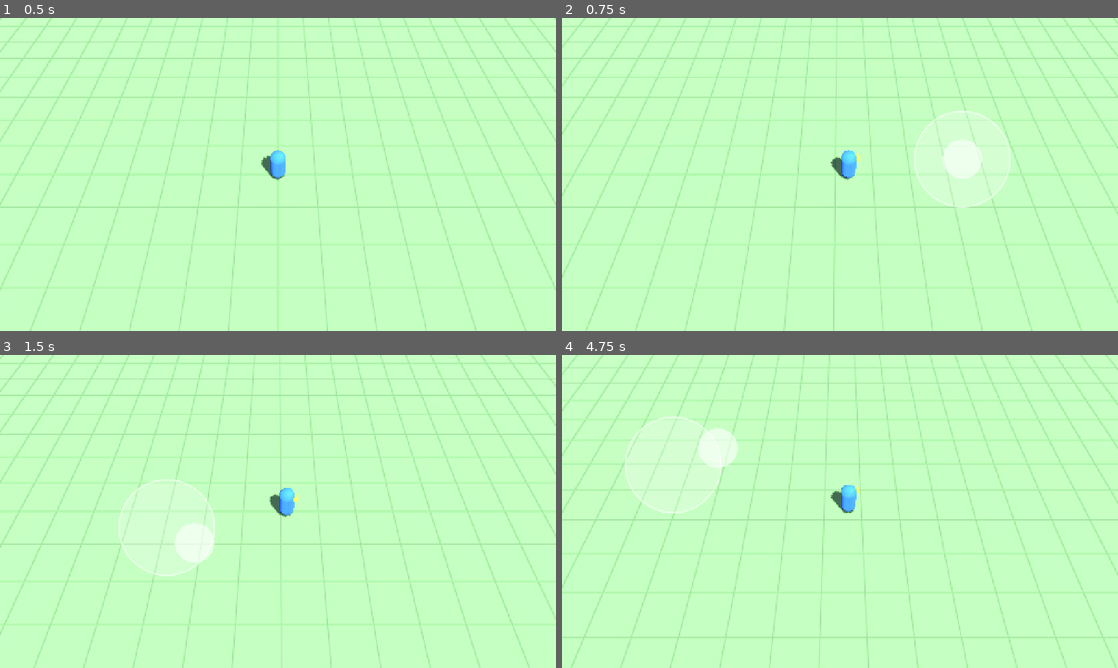
Above: before the commit, frames 1-4 (two rows, left to right).
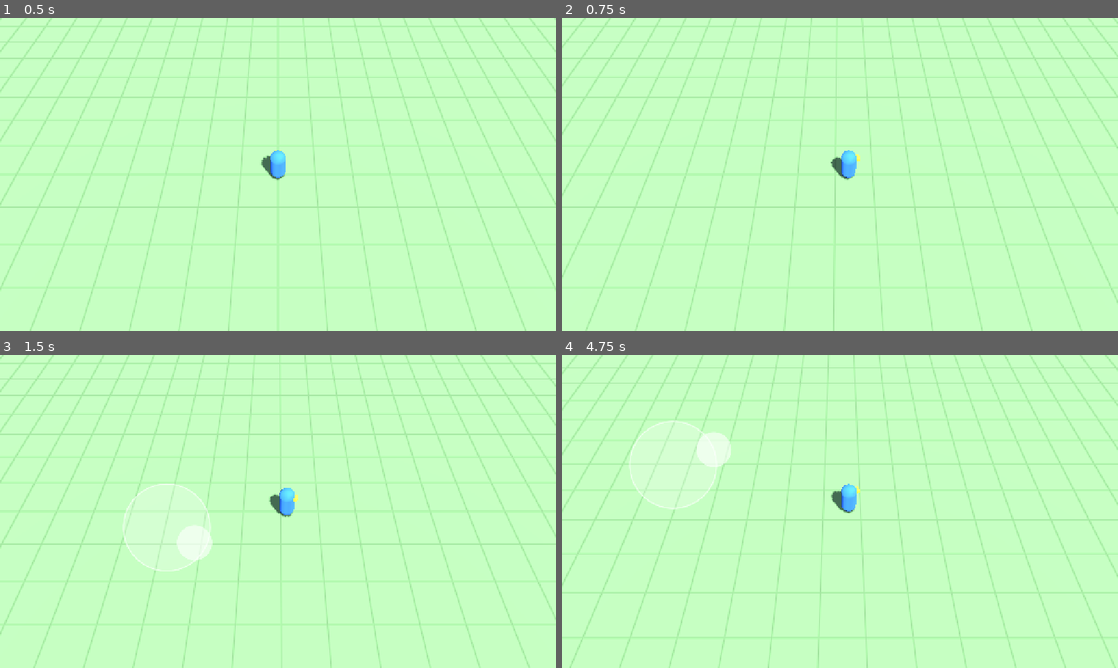
Above: after the commit, the same moments.

Repository: jakobmaier16-pixel/airport-idle
Game: Godot game, scene res://scenes/main/main.tscn
Two runs of this game, one before a commit and one after it. Both use one fixed random seed, a clock stepped at 60 frames per second and the inputs below.
Inputs (mouse positions are in pixels of both pictures, inside the frame that each line leads up to):
- Up to frame 1 (0.5 s): no input
- Up to frame 2 (0.75 s): tap Enter at 0.5 s; move the mouse to (962, 158) at 0.52 s; hold D (move_right) from 0.53 s (still down); click (962, 158) at 0.67 s
- Up to frame 3 (1.5 s): release D (move_right) at 1.25 s; drag from (166, 527) to (250, 574) at 1.27 s
- Up to frame 4 (4.75 s): move the mouse to (895, 442) at 2.02 s; hold D (move_right) 2.03-2.75 s; click (895, 442) at 2.17 s; drag from (812, 574) to (673, 464) at 2.77 s; move the mouse to (1006, 558) at 3.52 s; hold A (move_left) 3.53-4.25 s; click (1006, 558) at 3.67 s; drag from (673, 464) to (756, 433) at 4.27 s

Frame 1 is identical in both runs. In frame 2, 0.9% of the frame differs, in the area x 63-81%, y 29-61%; in frame 3, 0.4%; in frame 4, 1.9%, in the area x 0-100%, y 2-100%.

Commit message:
Add touch gestures, left-half joystick and manager view zoom
- TouchGestures autoload turns touches, mouse wheel and trackpad
  gestures into drag / tap / pinch signals
- Joystick only starts from one-finger drags on the left half;
  a pinch can never move it, and taps elsewhere don't interrupt it
- Manager camera: pinch / scroll zoom between 12 and 26 m, angle fixed

Co-Authored-By: Claude Opus 5.5 <noreply@anthropic.com>

Diff:
--- a/project.godot
+++ b/project.godot
@@ -14,6 +14,10 @@
 run/main_scene="res://scenes/main/main.tscn"
 config/features=PackedStringArray("4.7", "Mobile")
 config/icon="res://icon.svg"
+
+[autoload]
+
+TouchGestures="*res://scripts/autoload/touch_gestures.gd"
 
 [display]
 
--- a/scenes/camera/manager_camera.gd
+++ b/scenes/camera/manager_camera.gd
@@ -1,19 +1,26 @@
 class_name ManagerCamera
 extends Camera3D
-## Follows a target from a fixed, tilted angle (like League of Legends). The camera never rotates.
+## Manager view camera. Follows a target from a fixed, tilted angle (like League of Legends).
+## The camera never rotates; pinch / scroll wheel only changes the distance, within tight limits.
 
 ## The node to follow, usually the manager.
 @export var target: Node3D
 ## How steeply the camera looks down at the ground, in degrees (90 = straight down).
 @export_range(10.0, 90.0) var pitch_degrees: float = 55.0
-## Distance from the target in meters.
+## Distance from the target in meters when the game starts.
 @export var distance: float = 18.0
+## Closest zoom, in meters. Kept tight so the view always stays playable.
+@export var min_distance: float = 12.0
+## Farthest zoom, in meters.
+@export var max_distance: float = 26.0
 ## How quickly the camera catches up with the target (higher = tighter follow).
 @export var follow_speed: float = 6.0
 
 
 func _ready() -> void:
 	rotation = Vector3(-deg_to_rad(pitch_degrees), 0.0, 0.0)
+	distance = clampf(distance, min_distance, max_distance)
+	TouchGestures.pinched.connect(_on_pinched)
 	if target:
 		global_position = _desired_position()
 		# Start at the target instead of smoothly sliding in from the scene origin.
@@ -29,6 +36,21 @@
 	global_position = global_position.lerp(_desired_position(), weight)
 
 
+## Moves the camera to the target immediately, without smoothing (e.g. when switching views).
+func snap_to_target() -> void:
+	if target:
+		global_position = _desired_position()
+		reset_physics_interpolation()
+
+
+func _on_pinched(factor: float) -> void:
+	# Only the active camera reacts, so zooming in the build view doesn't change this one.
+	if not current:
+		return
+	# Fingers apart (factor > 1) = zoom in = move closer.
+	distance = clampf(distance / factor, min_distance, max_distance)
+
+
 func _desired_position() -> Vector3:
 	var pitch := deg_to_rad(pitch_degrees)
 	return target.global_position + Vector3(0.0, sin(pitch), cos(pitch)) * distance
--- a/scenes/manager/manager.gd
+++ b/scenes/manager/manager.gd
@@ -10,6 +10,9 @@
 @export var turn_speed: float = 12.0
 ## On-screen joystick to read touch input from. Optional: the keyboard works without it.
 @export var joystick: TouchJoystick
+
+## Turned off in the build view, so WASD moves the build camera instead of the manager.
+var input_enabled: bool = true
 
 
 func _physics_process(delta: float) -> void:
@@ -35,6 +38,8 @@
 
 ## Combined keyboard + joystick input. Length is 0..1; y is negative when pushing "up".
 func _get_move_input() -> Vector2:
+	if not input_enabled:
+		return Vector2.ZERO
 	var input := Input.get_vector(&"move_left", &"move_right", &"move_up", &"move_down")
 	if joystick:
 		input += joystick.output
--- a/scenes/ui/touch_joystick.gd
+++ b/scenes/ui/touch_joystick.gd
@@ -1,58 +1,47 @@
 class_name TouchJoystick
 extends Control
-## Floating on-screen joystick: appears wherever the player touches the screen and follows the thumb.
+## Floating on-screen joystick for the manager view. Appears where a one-finger drag starts on the
+## left half of the screen and follows the thumb. The right half stays free for tapping things.
 ## Read `output` for the current direction (length 0..1, y is negative when pushed up).
 ## The joystick ring is kept inside this control's rect, so place it in a SafeAreaContainer.
 
 ## Radius of the outer ring in UI pixels. Pushing the knob to the edge means full speed.
-@export var base_radius: float = 110.0
-@export var knob_radius: float = 45.0
+@export var base_radius: float = 100.0
+@export var knob_radius: float = 40.0
 ## Small movements below this fraction of the radius are ignored.
 @export_range(0.0, 0.5) var dead_zone: float = 0.15
+## Fraction of the screen width (from the left) where a drag starts the joystick.
+@export_range(0.1, 1.0) var touch_area_width: float = 0.5
 @export var base_color: Color = Color(1.0, 1.0, 1.0, 0.25)
 @export var knob_color: Color = Color(1.0, 1.0, 1.0, 0.6)
 
-## Current stick direction, read by the player every physics step.
+## Turned off in the build view, where one-finger drags move the camera instead.
+var enabled: bool = true:
+	set(value):
+		enabled = value
+		if not enabled:
+			_stop()
+
+## Current stick direction, read by the manager every physics step.
 var output: Vector2 = Vector2.ZERO
 
-# Which finger controls the joystick (-1 = none). Lets a second finger be used for other things.
-var _touch_index: int = -1
+var _active: bool = false
 # Ring center in viewport coordinates.
 var _base_center: Vector2 = Vector2.ZERO
 var _knob_offset: Vector2 = Vector2.ZERO
 
 
 func _ready() -> void:
-	# Never block clicks/taps meant for other UI elements.
+	# Never block taps meant for other UI elements.
 	mouse_filter = MOUSE_FILTER_IGNORE
-
-
-# _unhandled_input only receives touches that no other UI element has consumed,
-# so later buttons on top of the screen keep working.
-func _unhandled_input(event: InputEvent) -> void:
-	if event is InputEventScreenTouch:
-		var touch := event as InputEventScreenTouch
-		if touch.pressed and _touch_index == -1:
-			_start(touch.index, touch.position)
-			get_viewport().set_input_as_handled()
-		elif not touch.pressed and touch.index == _touch_index:
-			_stop()
-			get_viewport().set_input_as_handled()
-	elif event is InputEventScreenDrag:
-		var drag := event as InputEventScreenDrag
-		if drag.index == _touch_index:
-			_move_knob(drag.position)
-			get_viewport().set_input_as_handled()
-
-
-func _notification(what: int) -> void:
-	# Release the stick if the app is sent to the background mid-drag (e.g. a phone call).
-	if what == NOTIFICATION_APPLICATION_FOCUS_OUT:
-		_stop()
+	# TouchGestures only reports one-finger drags, so a two-finger pinch can never move the stick.
+	TouchGestures.drag_started.connect(_on_drag_started)
+	TouchGestures.dragged.connect(_on_dragged)
+	TouchGestures.drag_ended.connect(_on_drag_ended)
 
 
 func _draw() -> void:
-	if _touch_index == -1:
+	if not _active:
 		return
 	var center := get_global_transform().affine_inverse() * _base_center
 	draw_circle(center, base_radius, base_color, true, -1.0, true)
@@ -60,12 +49,25 @@
 	draw_circle(center + _knob_offset, knob_radius, knob_color, true, -1.0, true)
 
 
-func _start(index: int, touch_position: Vector2) -> void:
-	_touch_index = index
+func _on_drag_started(start_position: Vector2, touch_position: Vector2) -> void:
+	if not enabled:
+		return
+	if start_position.x > get_viewport().get_visible_rect().size.x * touch_area_width:
+		return
+	_active = true
 	# Keep the whole ring inside the safe area, even if the touch is near the screen edge.
 	var allowed := get_global_rect().grow(-base_radius)
-	_base_center = touch_position.clamp(allowed.position, allowed.end)
+	_base_center = start_position.clamp(allowed.position, allowed.end)
 	_move_knob(touch_position)
+
+
+func _on_dragged(touch_position: Vector2, _relative: Vector2) -> void:
+	if _active:
+		_move_knob(touch_position)
+
+
+func _on_drag_ended(_touch_position: Vector2) -> void:
+	_stop()
 
 
 func _move_knob(touch_position: Vector2) -> void:
@@ -80,7 +82,7 @@
 
 
 func _stop() -> void:
-	_touch_index = -1
+	_active = false
 	_knob_offset = Vector2.ZERO
 	output = Vector2.ZERO
 	queue_redraw()
--- /dev/null
+++ b/scripts/autoload/touch_gestures.gd
@@ -0,0 +1,175 @@
+extends Node
+## Turns raw touches (and mouse / trackpad input on the Mac) into simple gestures:
+## one-finger drags, taps and pinch zoom. Registered as the autoload "TouchGestures",
+## so any script can connect to its signals.
+##
+## Touches on UI controls (buttons etc.) never reach this script, because Godot's GUI
+## consumes them first and we only read *unhandled* input.
+
+## A one-finger drag began. `start_position` is where the finger first touched down.
+signal drag_started(start_position: Vector2, position: Vector2)
+signal dragged(position: Vector2, relative: Vector2)
+## Also emitted when a drag is cancelled because it turned into a pinch.
+signal drag_ended(position: Vector2)
+## A short touch without movement (any finger that is not part of a pinch).
+signal tapped(position: Vector2)
+## Zoom gesture. factor > 1 means "zoom in" (fingers moved apart, wheel up, trackpad spread).
+signal pinched(factor: float)
+
+enum State {
+	IDLE, ## No finger down.
+	PENDING, ## One finger down, not moved yet: could still become a drag, a tap or a pinch.
+	DRAGGING, ## One finger is dragging.
+	PINCHING, ## Two fingers are pinching.
+	WAITING, ## A pinch ended; ignore everything until all fingers are lifted.
+}
+
+## How far (in UI pixels) a finger must move before it counts as a drag instead of a tap.
+const DRAG_THRESHOLD: float = 10.0
+## Longest press that still counts as a tap, in seconds.
+const TAP_MAX_DURATION: float = 0.4
+const WHEEL_ZOOM_STEP: float = 1.1
+const TRACKPAD_SCROLL_ZOOM_SPEED: float = 0.05
+
+## If true, a second finger during a drag cancels the drag and starts a pinch (build view).
+## If false, an active drag is never interrupted (manager view: the joystick keeps working
+## while the other thumb taps the right half of the screen).
+var pinch_cancels_drag: bool = false
+
+var _state: State = State.IDLE
+var _primary_index: int = -1
+var _pinch_indices: Array[int] = []
+var _pinch_distance: float = 0.0
+# Per finger (keyed by touch index): current position, start position, start time, moved too far for a tap.
+var _positions: Dictionary[int, Vector2] = {}
+var _start_positions: Dictionary[int, Vector2] = {}
+var _start_times: Dictionary[int, float] = {}
+var _moved: Dictionary[int, bool] = {}
+
+
+func _unhandled_input(event: InputEvent) -> void:
+	if event is InputEventScreenTouch:
+		var touch := event as InputEventScreenTouch
+		if touch.pressed:
+			_on_finger_down(touch.index, touch.position)
+		else:
+			_on_finger_up(touch.index, touch.position)
+	elif event is InputEventScreenDrag:
+		var drag := event as InputEventScreenDrag
+		_on_finger_moved(drag.index, drag.position)
+	elif event is InputEventMouseButton and event.is_pressed():
+		# Mac only: mouse wheel zooms.
+		var button := (event as InputEventMouseButton).button_index
+		if button == MOUSE_BUTTON_WHEEL_UP:
+			pinched.emit(WHEEL_ZOOM_STEP)
+		elif button == MOUSE_BUTTON_WHEEL_DOWN:
+			pinched.emit(1.0 / WHEEL_ZOOM_STEP)
+	elif event is InputEventMagnifyGesture:
+		# Mac only: trackpad pinch.
+		pinched.emit((event as InputEventMagnifyGesture).factor)
+	elif event is InputEventPanGesture:
+		# Mac only: two-finger trackpad scroll behaves like the mouse wheel.
+		pinched.emit(exp(-(event as InputEventPanGesture).delta.y * TRACKPAD_SCROLL_ZOOM_SPEED))
+
+
+func _notification(what: int) -> void:
+	# Forget all fingers if the app goes to the background mid-gesture (e.g. a phone call).
+	if what == NOTIFICATION_APPLICATION_FOCUS_OUT:
+		if _state == State.DRAGGING:
+			drag_ended.emit(_positions.get(_primary_index, Vector2.ZERO))
+		_reset()
+
+
+func _on_finger_down(index: int, position: Vector2) -> void:
+	_positions[index] = position
+	_start_positions[index] = position
+	_start_times[index] = _now()
+	_moved[index] = false
+
+	match _state:
+		State.IDLE:
+			_state = State.PENDING
+			_primary_index = index
+		State.PENDING:
+			# Two fingers landed before the first one moved: that's a pinch.
+			_start_pinch(_primary_index, index)
+		State.DRAGGING:
+			if pinch_cancels_drag:
+				drag_ended.emit(_positions[_primary_index])
+				_start_pinch(_primary_index, index)
+
+
+func _on_finger_moved(index: int, position: Vector2) -> void:
+	if not _positions.has(index):
+		return
+	var relative := position - _positions[index]
+	_positions[index] = position
+	if position.distance_to(_start_positions[index]) > DRAG_THRESHOLD:
+		_moved[index] = true
+
+	match _state:
+		State.PENDING:
+			if index == _primary_index and _moved[index]:
+				_state = State.DRAGGING
+				drag_started.emit(_start_positions[index], position)
+				dragged.emit(position, position - _start_positions[index])
+		State.DRAGGING:
+			if index == _primary_index:
+				dragged.emit(position, relative)
+		State.PINCHING:
+			if index in _pinch_indices:
+				var distance := _positions[_pinch_indices[0]].distance_to(_positions[_pinch_indices[1]])
+				if _pinch_distance > 0.0 and distance > 0.0:
+					pinched.emit(distance / _pinch_distance)
+				_pinch_distance = distance
+
+
+func _on_finger_up(index: int, position: Vector2) -> void:
+	if not _positions.has(index):
+		return
+	var was_tap: bool = (
+		not _moved[index]
+		and not index in _pinch_indices
+		and _now() - _start_times[index] <= TAP_MAX_DURATION
+	)
+
+	match _state:
+		State.DRAGGING:
+			if index == _primary_index:
+				drag_ended.emit(position)
+				_state = State.WAITING
+		State.PINCHING:
+			if index in _pinch_indices:
+				_state = State.WAITING
+
+	_positions.erase(index)
+	_start_positions.erase(index)
+	_start_times.erase(index)
+	_moved.erase(index)
+	if was_tap:
+		tapped.emit(position)
+	if _positions.is_empty():
+		_reset()
+	elif _state == State.PENDING and index == _primary_index:
+		_state = State.WAITING
+
+
+func _start_pinch(first: int, second: int) -> void:
+	_state = State.PINCHING
+	_pinch_indices = [first, second]
+	_pinch_distance = _positions[first].distance_to(_positions[second])
+
+
+func _reset() -> void:
+	_state = State.IDLE
+	_primary_index = -1
+	_pinch_indices.clear()
+	_pinch_distance = 0.0
+	_positions.clear()
+	_start_positions.clear()
+	_start_times.clear()
+	_moved.clear()
+
+
+func _now() -> float:
+	return Time.get_ticks_msec() / 1000.0
Not shown, added: scripts/autoload/touch_gestures.gd.uid
